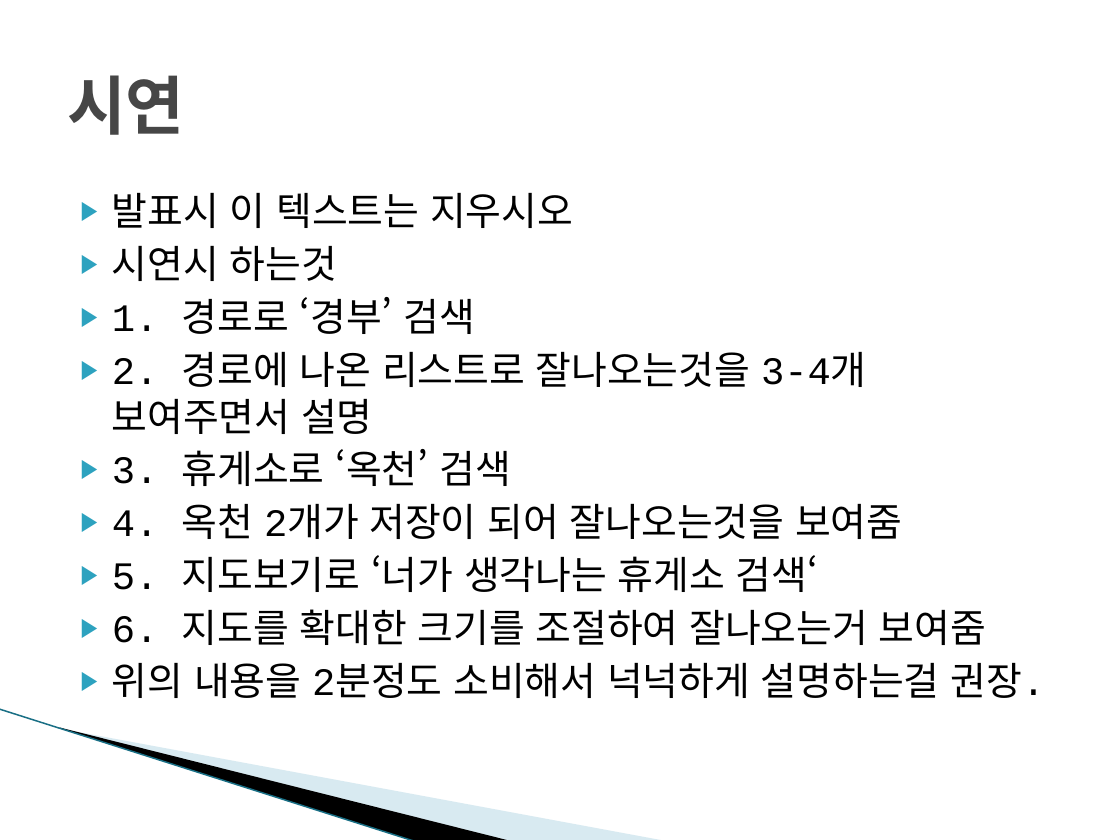
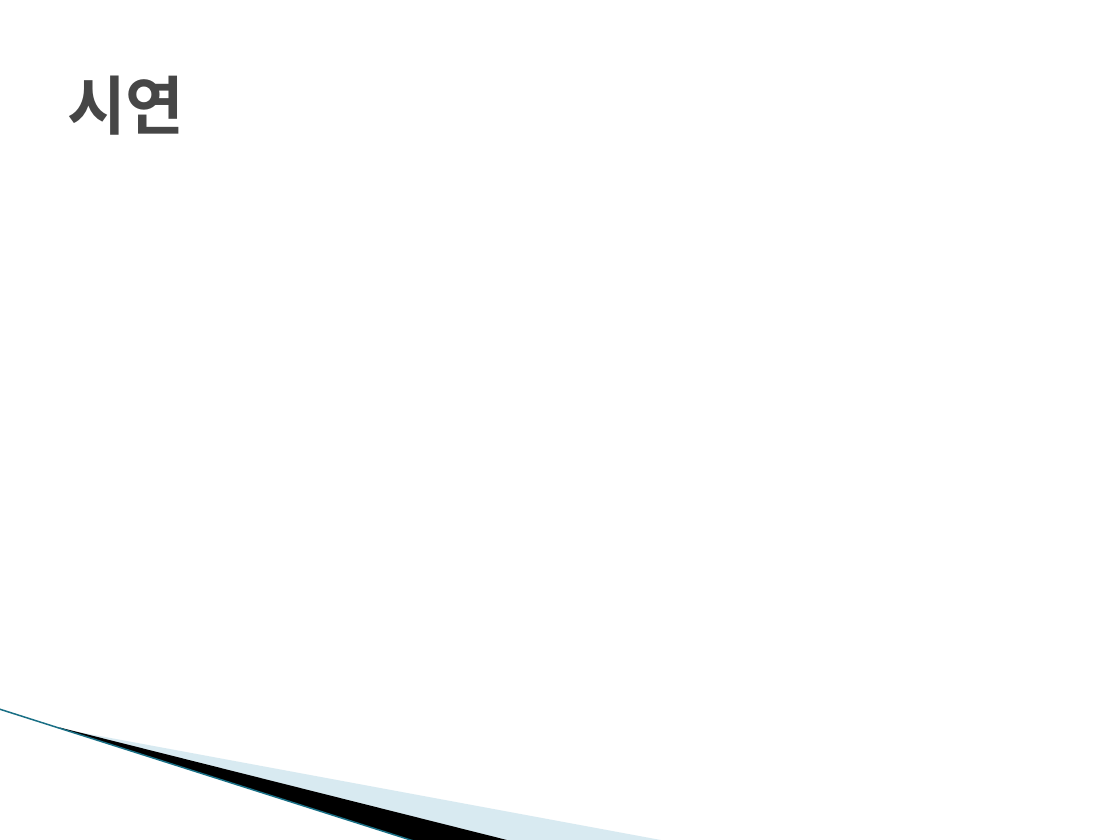
Before and after one commit to kyoungsub/Script, a slide deck: slide 6 of 스크립트 언어 텀프로젝트 최종발표.pptx. Drawn at 1120x840 pixels with LibreOffice and Linux fonts; fonts in the diff are those of the drawing; background and template pictures are left out. Boxes give left, top, right and bottom in pixels: in the first picture for what was removed or moved away, otherwise in the second. Text is boxed around its words. In the diff, an @@ line names an element or a change of style, - is before the commit and + after.

Commit message:
최종발표 ppt & 배포판
텀프로젝트 끝!

```diff
--- a/스크립트 언어 텀프로젝트 최종발표.pptx
+++ b/스크립트 언어 텀프로젝트 최종발표.pptx
@@ text removed at box(112, 193, 1045, 698) @@
-▶ 발표시 이 텍스트는 지우시오
-▶ 시연시 하는것
-▶ 1. 경로로 ‘경부’ 검색
-▶ 2. 경로에 나온 리스트로 잘나오는것을 3-4개 보여주면서 설명
-▶ 3. 휴게소로 ‘옥천’ 검색
-▶ 4. 옥천 2개가 저장이 되어 잘나오는것을 보여줌
-▶ 5. 지도보기로 ‘너가 생각나는 휴게소 검색‘
-▶ 6. 지도를 확대한 크기를 조절하여 잘나오는거 보여줌
-▶ 위의 내용을 2분정도 소비해서 넉넉하게 설명하는걸 권장.
```
Also in this commit, not shown: 2 other slides changed, 1 other file.
